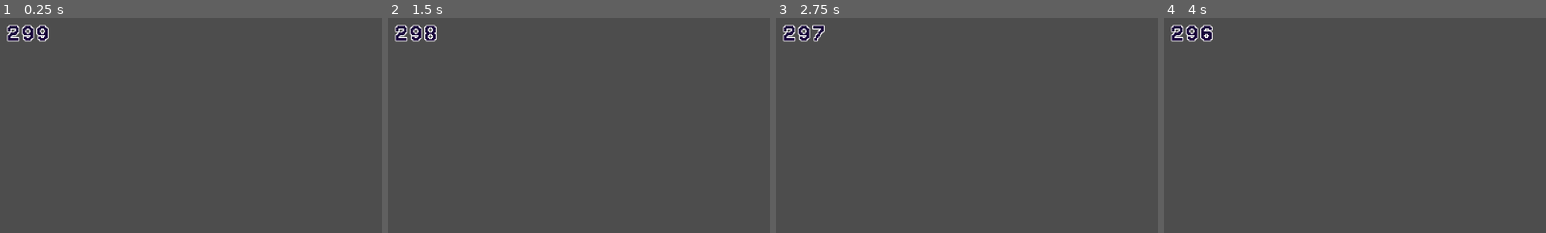
Above: before the commit, frames 1-4 (left to right).
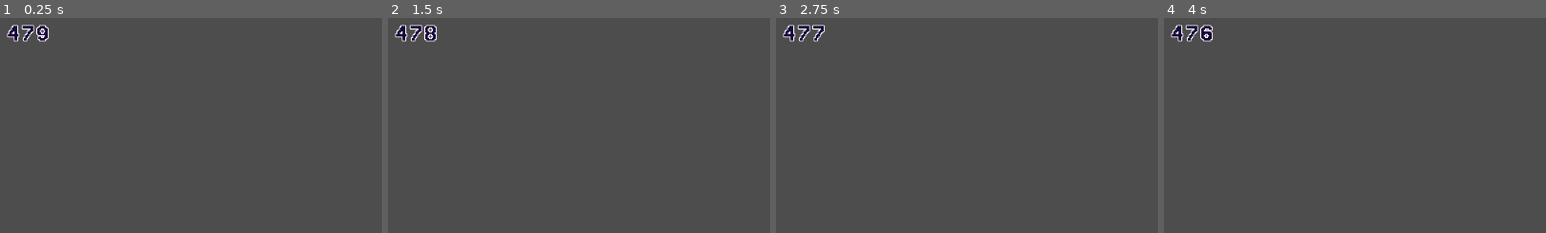
Above: after the commit, the same moments.

Repository: LauraVEkris/FreshlyBaked
Game: Godot game, scene res://objects/timer.tscn
Same seed, same stepped clock (60 frames per second), same inputs: the game is played once before the commit and once after it. This scene is started directly instead of the project's main scene.
Inputs (mouse positions are % of the whole screen's width and height, from its top left):
- Up to frame 1 (0.25 s): no input
- Up to frame 2 (1.5 s): tap Enter at 0.5 s; move the mouse to (72, 45) at 0.52 s; hold Right (right) 0.53-1.28 s; hold Space (advance_dialogue) 0.53-1.28 s; move the mouse to (30, 55) at 1.27 s; hold Left (left) from 1.28 s (still down); tap Space (advance_dialogue) at 1.35 s
- Up to frame 3 (2.75 s): tap Space (advance_dialogue) at 2 s; move the mouse to (60, 28) at 2.02 s; release Left (left) at 2.03 s; hold Right (right) from 2.03 s (still down); hold Space (advance_dialogue) from 2.03 s (still down)
- Up to frame 4 (4 s): tap Enter at 2.75 s; move the mouse to (45, 70) at 2.77 s; release Space (advance_dialogue) at 2.78 s; tap Space (advance_dialogue) at 2.85, 3.5 s; move the mouse to (80, 65) at 3.52 s; release Right (right) at 3.53 s; hold Left (left) from 3.53 s (still down); hold Space (advance_dialogue) from 3.53 s (still down)
The pictures show only the part of the screen within x 0-50%, y 0-50%; the shares and areas given below are measured in that part.

The runs differ from the first frame. In frame 1, 0.4% of the frame differs, in the area x 1-9%, y 3-12%; in frame 2, 0.4%; in frame 3, 0.4%; in frame 4, 0.4%.

Commit message:
bugfixing and new build
- timer length (on 5th day)
- looping music
- deleting textbox (need to delete in case of timer running out)

Diff:
--- a/objects/timer.tscn
+++ b/objects/timer.tscn
@@ -30,6 +30,6 @@
 label_settings = SubResource("LabelSettings_frcg5")
 
 [node name="Timer" type="Timer" parent="."]
-wait_time = 300.0
+wait_time = 480.0
 one_shot = true
 autostart = true
--- a/scenes/main.tscn
+++ b/scenes/main.tscn
@@ -287,3 +287,4 @@
 [connection signal="pressed" from="Menu/startButton" to="Menu" method="_on_start_button_pressed"]
 [connection signal="pressed" from="Menu/quitButton" to="Menu" method="_on_quit_button_pressed"]
 [connection signal="pressed" from="AudioMuteButton" to="Menu" method="muteAudio"]
+[connection signal="finished" from="MusicStreamPlayer2D" to="Menu" method="_on_music_stream_player_2d_finished"]
--- a/scripts/menu.gd
+++ b/scripts/menu.gd
@@ -2,6 +2,7 @@
 
 var audioState = true
 @onready var audioButton = $"../AudioMuteButton"
+@onready var musicPlayer = $"../MusicStreamPlayer2D"
 
 
 func _ready() -> void:
@@ -22,3 +23,7 @@
 	elif audioState == false:
 		audioState = true
 		AudioServer.set_bus_mute(AudioServer.get_bus_index("Master"),false)
+
+
+func _on_music_stream_player_2d_finished() -> void:
+	musicPlayer.play()
--- a/scripts/singletons/gameManager.gd
+++ b/scripts/singletons/gameManager.gd
@@ -58,6 +58,7 @@
 	customer.doneOrder()
 
 func nextDay():
+	DialogueManager.deleteTextbox()
 	cutscene.texture = load("res://assets/screens/sleepScreen.png")
 	cutscene.visible = true
 	await get_tree().create_timer(5).timeout
Not shown, changed: build/freshlybaked.zip
Not shown, changed: build/index.html
Not shown, changed: build/index.icon.png
Not shown, changed: build/index.pck
Not shown, changed: docs/FreshlyBaked-log.docx
